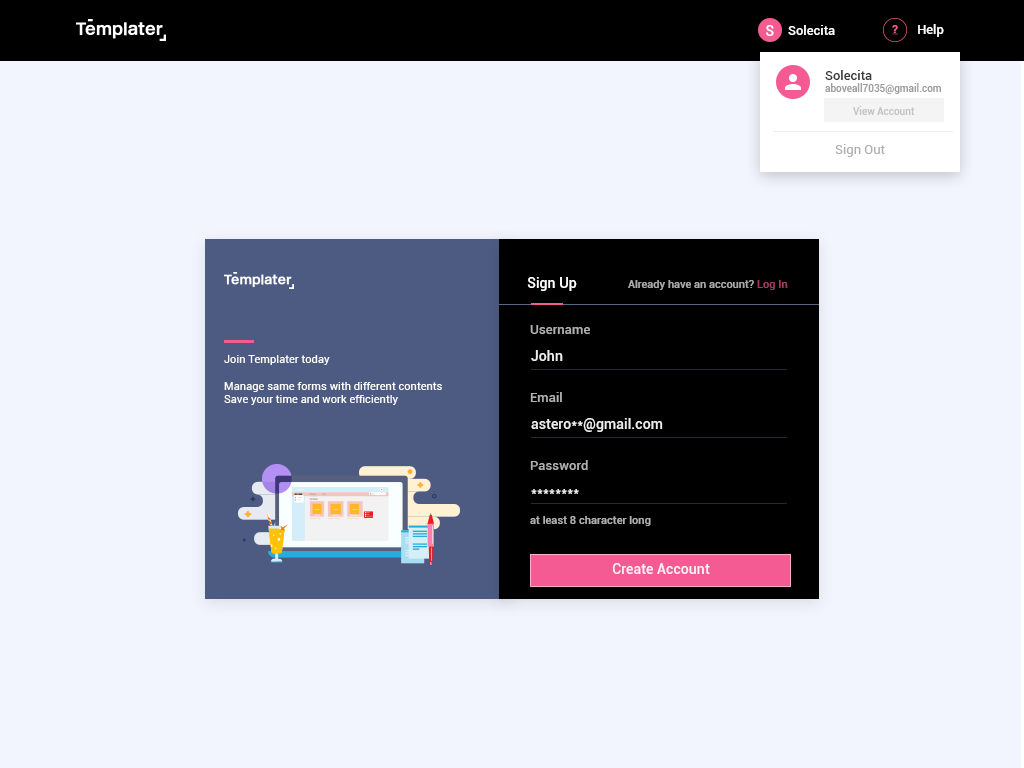
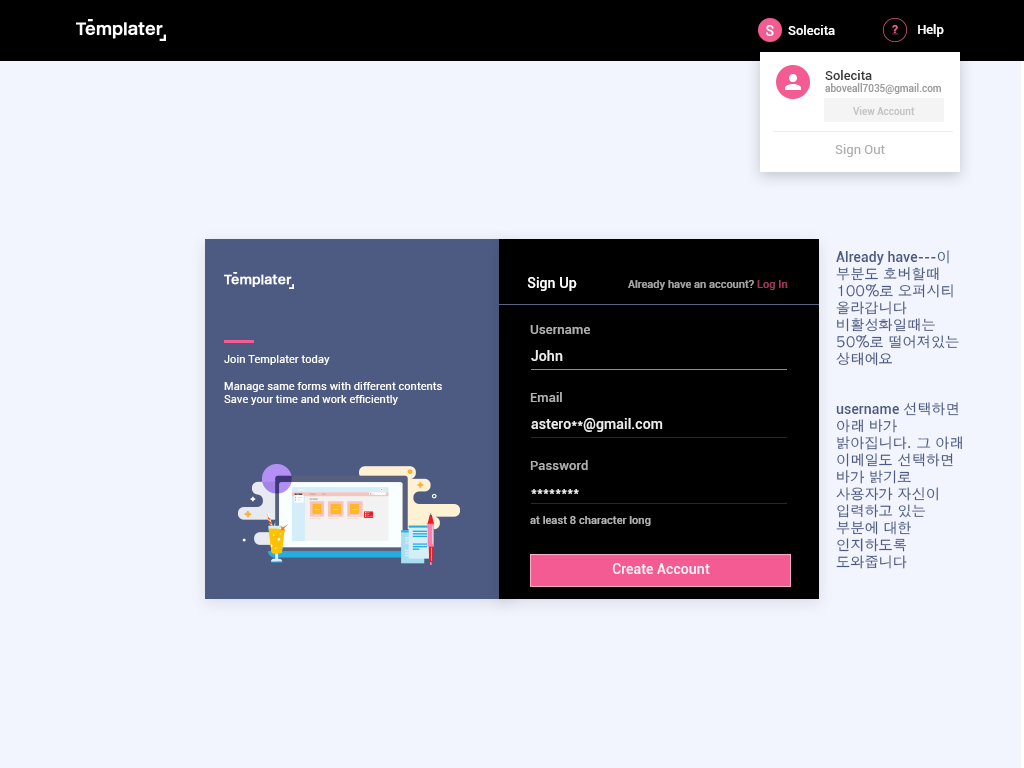
Comparing the layer stacks of the two 1024x768 images. Changes:
added layer "Already have---이 부분도 호버할때 100%로 오퍼시티 올라갑니다 비활성화일때는 50%로 떨어져있는 상" above "username 선택하면 아래 바가 밝아집니다. 그 아래 이메일도 선택하면 바가 밝기로 사용자가 자신이 입력하고" over [836, 250, 959, 366]
added layer "username 선택하면 아래 바가 밝아집니다. 그 아래 이메일도 선택하면 바가 밝기로 사용자가 자신이 입력하고" above "profile popup" over [836, 402, 962, 569]
"Already have an account? Log In": opacity 53% → 50% over [628, 280, 788, 290]
hid "Rectangle 1 copy" (1st of 2, in "sign up") over [531, 303, 563, 305]
"Shape 1-line copy" (1st of 2, in "sign up"): opacity 20% → 70% over [531, 369, 787, 370]
painted on "Vector Smart Object" (3rd of 6, in "sign up") over [242, 478, 437, 542]
